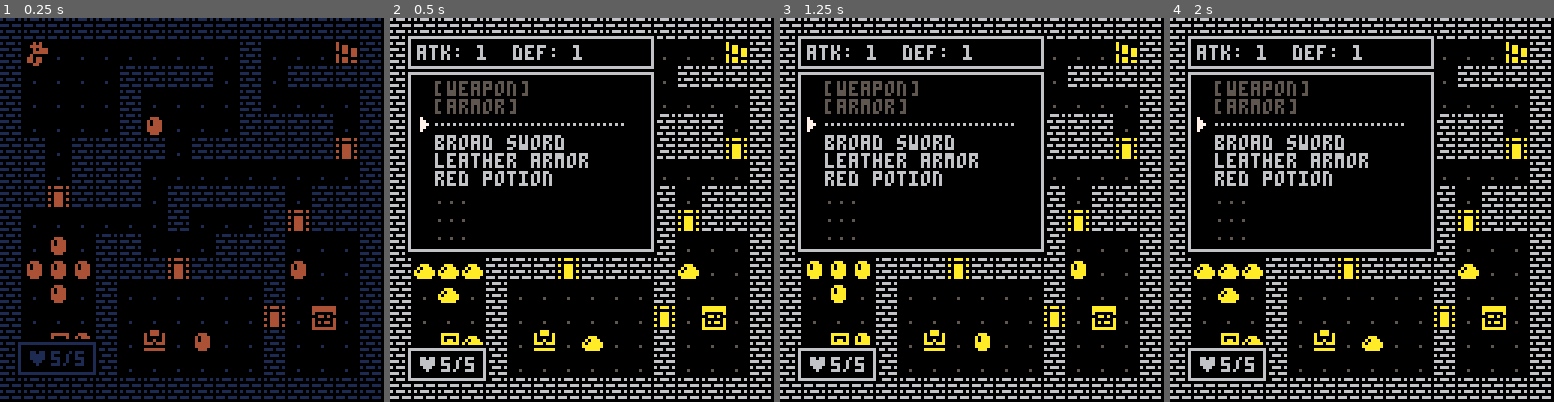
Above: before the commit, frames 1-4 (left to right).
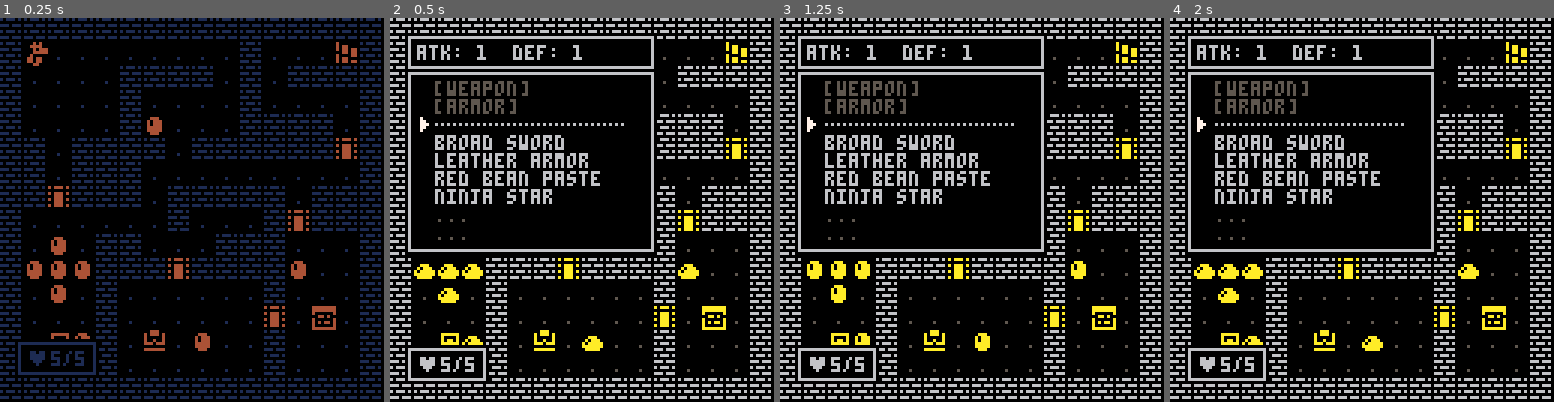
Above: after the commit, the same moments.

Repository: Qowface/pico8-carts
Game: PICO-8 cartridge roguelike.p8
Same seed, same stepped clock (60 frames per second), same inputs: the game is played once before the commit and once after it.
Inputs:
- Up to frame 1 (0.25 s): no input
- Up to frame 2 (0.5 s): tap X (X key) at 0.33 s
- Up to frame 3 (1.25 s): tap O (Z key) at 0.7 s; tap X (X key) at 1.07 s
- Up to frame 4 (2 s): hold Right from 1.6 s (still down); tap O (Z key) at 1.7 s; tap X (X key) at 1.85 s

Frame 1 is identical in both runs. In frame 2, 1.1% of the frame differs, in the area x 11-55%, y 39-49%; in frame 3, 1.1%; in frame 4, 1.1%.

Commit message:
Roguelike - Use menu.

Diff:
--- a/roguelike.p8
+++ b/roguelike.p8
@@ -16,7 +16,8 @@
 	mob_hp={5,2}
 	mob_los={4,4}
 
-	itm_name={"broad sword","leather armor","red potion"}
+	itm_name={"broad sword","leather armor","red bean paste","ninja star"}
+	itm_type={"wep","arm","fud","thr"}
 
 	debug={}
 	startgame()
@@ -66,6 +67,7 @@
  takeitem(1)
  takeitem(2)
  takeitem(3)
+ takeitem(4)
 
  wind={}
  float={}
@@ -98,20 +100,32 @@
 
 function update_inv()
 	--inventory
-	move_mnu(invwind)
+	move_mnu(curwind)
 	if btnp(4) then
-		_upd=update_game
-		invwind.dur=0
-		statwind.dur=0
+		if curwind==invwind then
+			_upd=update_game
+			invwind.dur=0
+			statwind.dur=0
+		elseif curwind==usewind then
+			usewind.dur=0
+			curwind=invwind
+		end
+	elseif btnp(5) then
+		if curwind==invwind and invwind.cur!=3 then
+			showuse()
+		elseif curwind==usewind then
+			--use window confirm
+		end
 	end
 end
 
 function move_mnu(wnd)
 	if btnp(2) then
-		wnd.cur=max(1,wnd.cur-1)
+		wnd.cur-=1
 	elseif btnp(3) then
-		wnd.cur=min(#wnd.txt,wnd.cur+1)
-	end
+		wnd.cur+=1
+	end
+	wnd.cur=(wnd.cur-1)%#wnd.txt+1
 end
 
 function update_pturn()
@@ -523,7 +537,7 @@
 		wx+=4
 		wy+=4
 		clip(wx,wy,ww-8,wh-8)
-		if w.curmode then
+		if w.cur then
 			wx+=6
 		end
 		for i=1,#w.txt do
@@ -592,19 +606,15 @@
 end
 
 function showinv()
-	local txt,col={},{}
+	local txt,col,itm,eqt={},{}
 	_upd=update_inv
 	for i=1,2 do
-		local itm,eqt=eqp[i]
+		itm=eqp[i]
 		if itm then
 			eqt=itm_name[itm]
 			add(col,6)
 		else
-			if i==1 then
-				eqt="[weapon]"
-			else
-				eqt="[armor]"
-			end
+			eqt= i==1 and "[weapon]" or "[armor]"
 			add(col,5)
 		end
 		add(txt,eqt)
@@ -612,7 +622,7 @@
 	add(txt,"……………………")
 	add(col,6)
 	for i=1,6 do
-		local itm=inv[i]
+		itm=inv[i]
 		if itm then
 			add(txt,itm_name[itm])
 			add(col,6)
@@ -623,11 +633,33 @@
 	end
 
 	invwind=addwind(5,17,84,62,txt)
-	invwind.curmode=true
 	invwind.cur=3
 	invwind.col=col
 
 	statwind=addwind(5,5,84,13,{"atk: 1  def: 1"})
+
+	curwind=invwind
+end
+
+function showuse()
+	local itm=invwind.cur<3 and eqp[invwind.cur] or inv[invwind.cur-3]
+	if itm==nil then return end
+	local typ,txt=itm_type[itm],{}
+
+	if typ=="wep" or typ=="arm" then
+	 add(txt,"equip")
+	end
+	if typ=="fud" then
+		add(txt,"eat")
+	end
+	if typ=="thr" or typ=="fud" then
+		add(txt,"throw")
+	end
+	add(txt,"trash")
+
+	usewind=addwind(84,invwind.cur*6+11,36,7+#txt*6,txt)
+	usewind.cur=1
+	curwind=usewind
 end
 
 -->8
